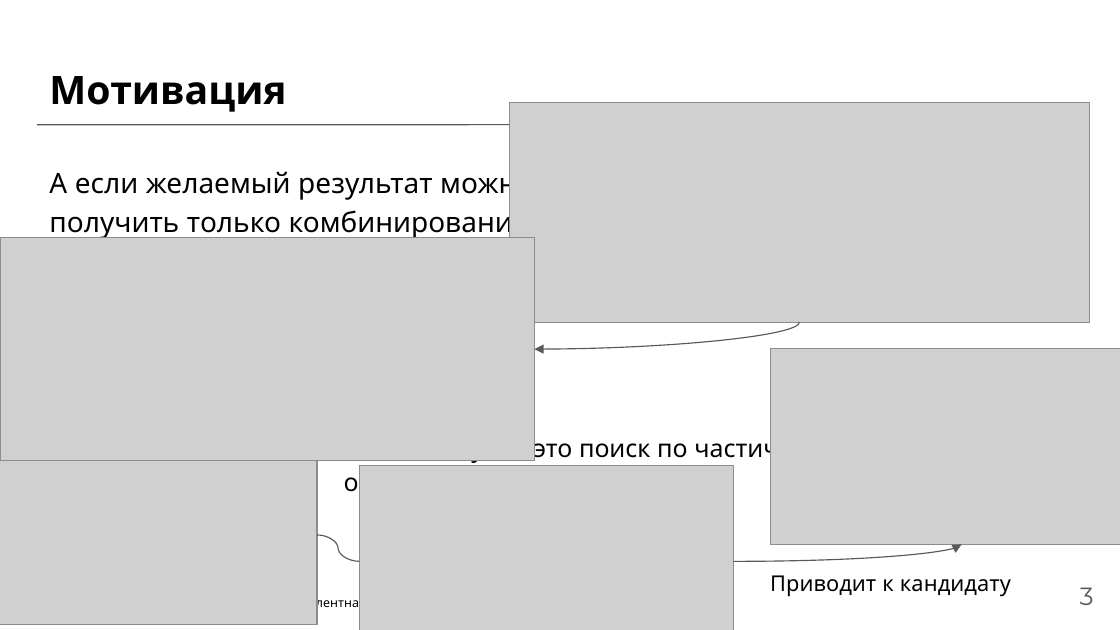
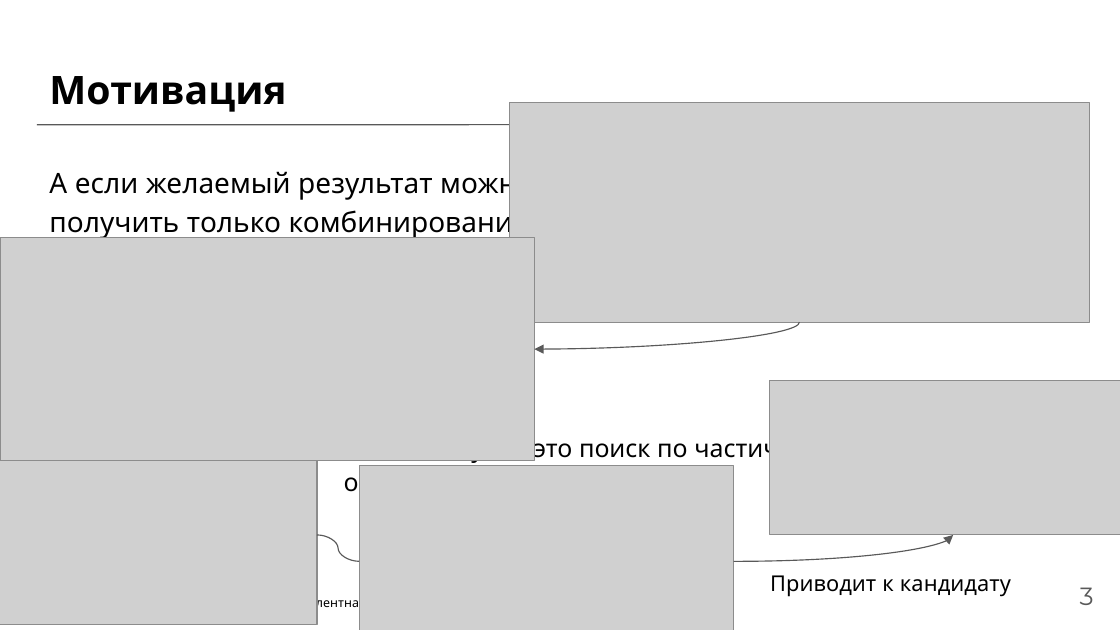
Before and after one commit to DendyGrobovshik/bachelor-thesis, a slide deck: slide 3 of presentation.pptx. Drawn at 1120x630 pixels with LibreOffice and Linux fonts; fonts in the diff are those of the drawing; grey boxes stand for pictures; background and template pictures are left out. Boxes give left, top, right and bottom in pixels: in the first picture for what was removed or moved away, otherwise in the second. Text is boxed around its words. In the diff, an @@ line names an element or a change of style, - is before the commit and + after.

```diff
--- a/presentation.pptx
+++ b/presentation.pptx
@@ picture: place and size @@
-picture at [771, 349, 1120, 545]
+picture at [769, 380, 1120, 534]
@@ curved arrow moved from (734, 561) - (962, 544) to (734, 561) - (953, 535) @@
```
Also in this commit, not shown: 4 other slides changed, 5 slides added, 3 slides removed.
